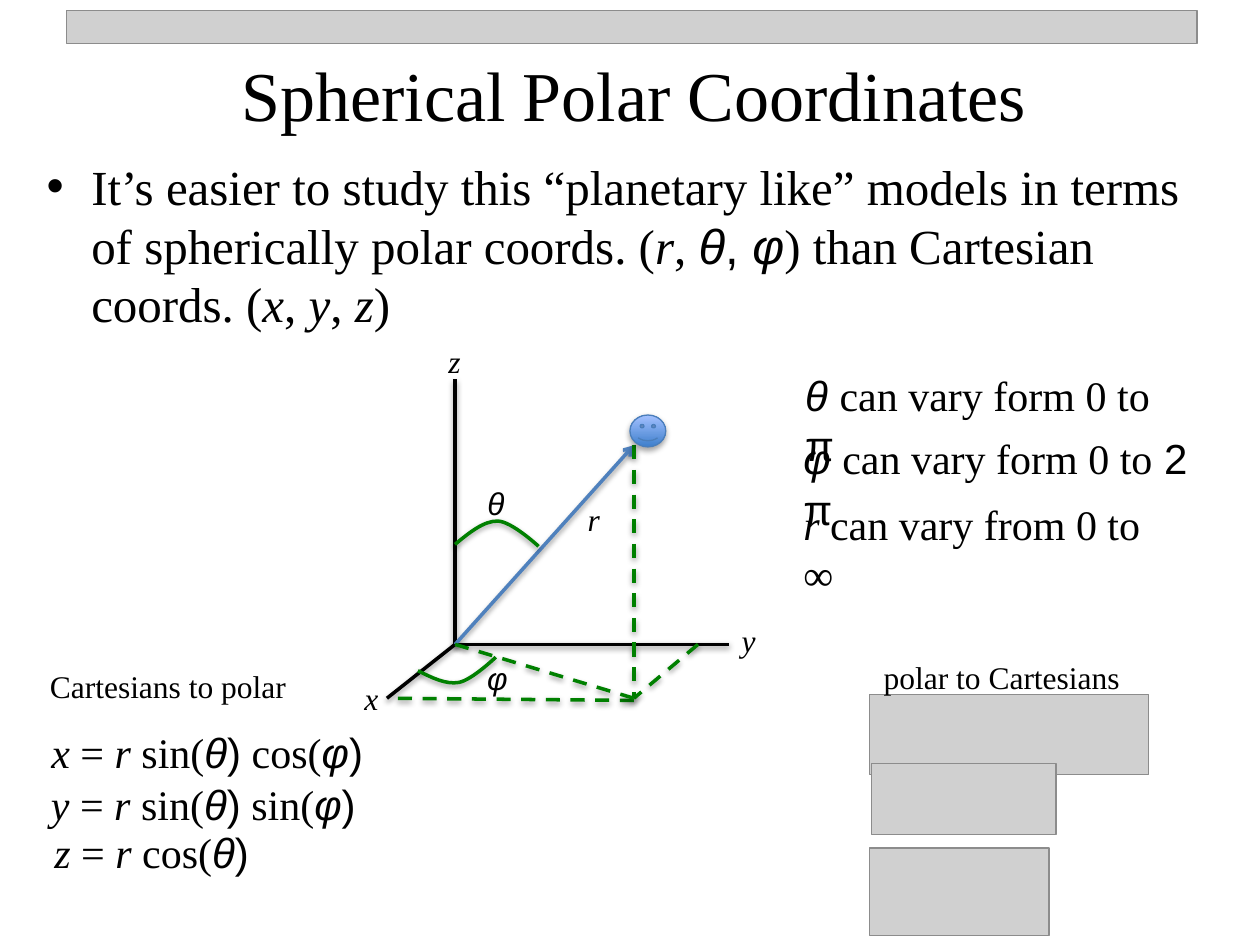
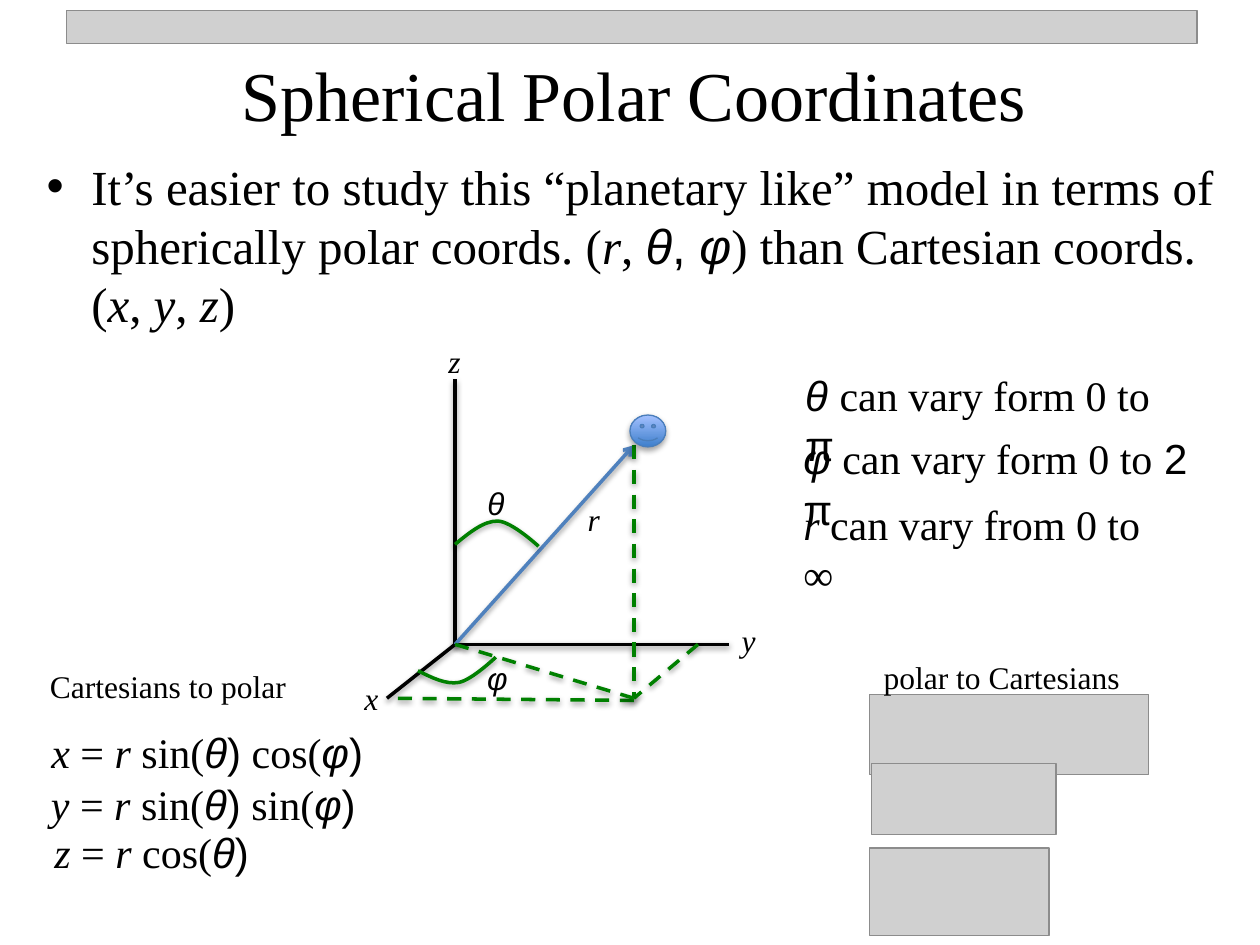
Before and after one commit to npetraco/CHE302, a slide deck: slide 4 of Notes/8_H-Atom.pptx. Drawn at 1260x945 pixels with LibreOffice and Linux fonts; fonts in the diff are those of the drawing; grey boxes stand for pictures. Boxes give left, top, right and bottom in pixels: in the first picture for what was removed or moved away, otherwise in the second. Text is boxed around its words. In the diff, an @@ line names an element or a change of style, - is before the commit and + after.

Commit message:
update

```diff
--- a/Notes/8_H-Atom.pptx
+++ b/Notes/8_H-Atom.pptx
@@ text at [91,170,1214,332]: text changed @@
-• It’s easier to study this “planetary like” models in terms of spherically polar coords. (r, θ, φ) than Cartesian coords. (x, y, z)
+• It’s easier to study this “planetary like” model in terms of spherically polar coords. (r, θ, φ) than Cartesian coords. (x, y, z)
@@ text "φ can vary form 0 ..." rewrapped from [752,230,1187,533] to [699,230,1187,533] @@
```
Also in this commit, not shown: 1 other slide changed.
